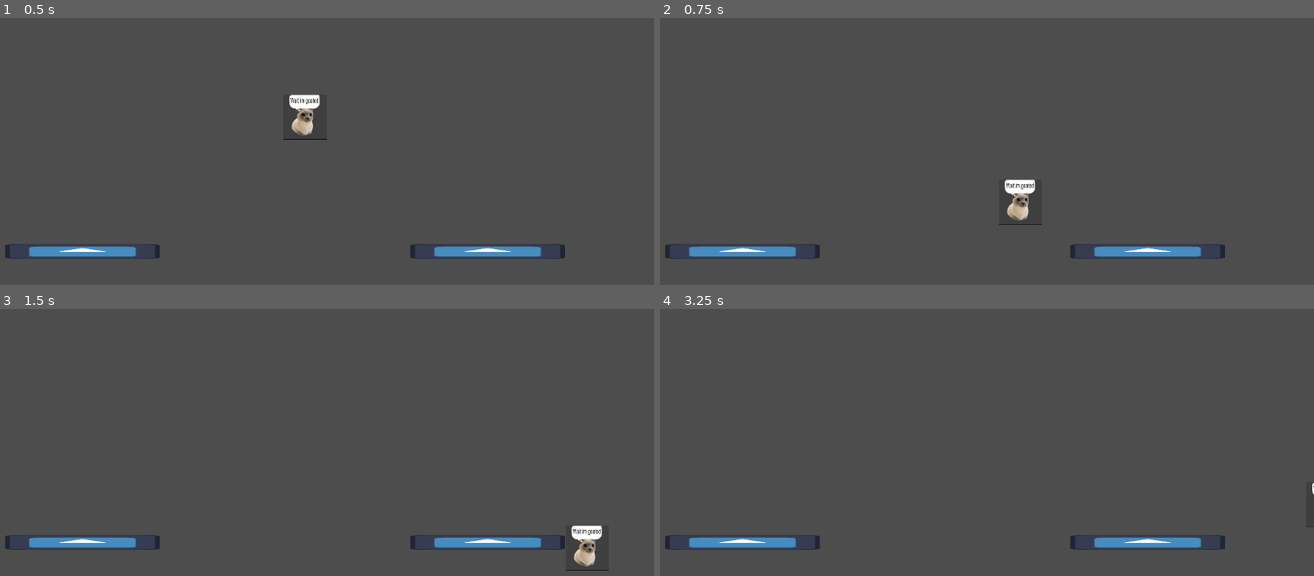
Above: before the commit, frames 1-4 (two rows, left to right).
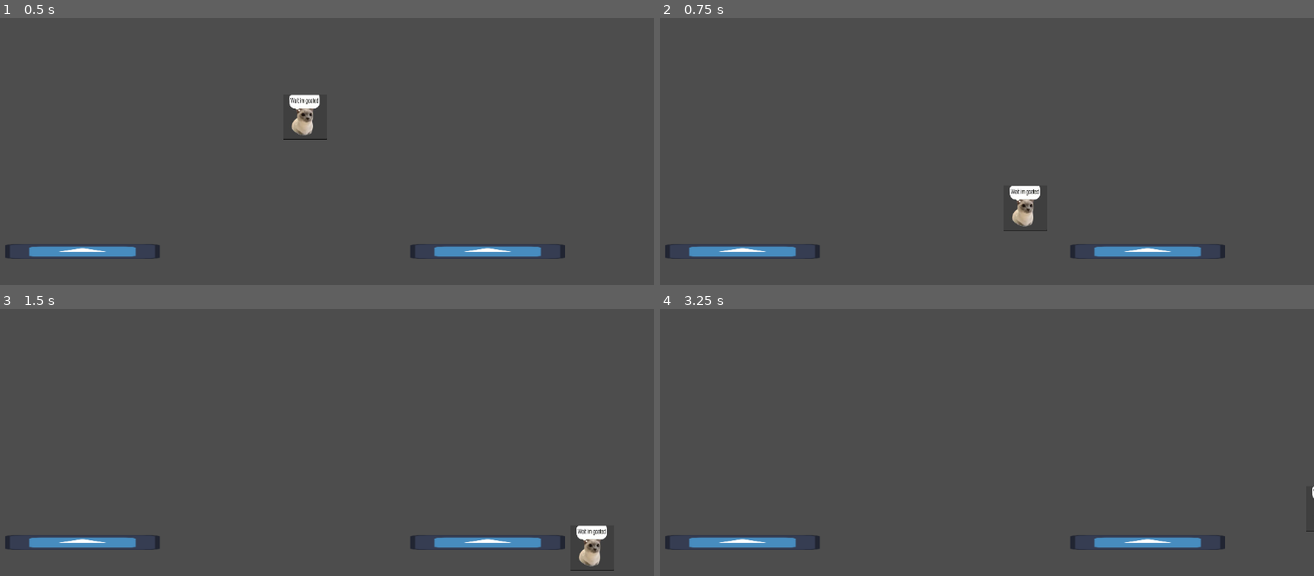
Above: after the commit, the same moments.

Repository: Kirbi625/DNS_projekt
Game: Godot game, scene res://scenes/main.tscn
The game is run twice, just before and just after one commit, with the same random seed, the same clock (stepped at 60 frames per second) and the same inputs. The engine's default icon, where the game draws it, is replaced by a stand-in: a white triangle on a blue panel in a dark square.
Inputs:
- Up to frame 1 (0.5 s): no input
- Up to frame 2 (0.75 s): hold D (right) from 0.53 s (still down); tap F (attack) at 0.6 s
- Up to frame 3 (1.5 s): keep holding D (right); tap Space (jump) at 0.77 s; tap F (attack) at 1.35 s
- Up to frame 4 (3.25 s): tap Space (jump) at 1.52, 3.02 s; tap Enter at 2 s; release D (right) at 2.03 s; hold A (left) 2.03-2.78 s; tap F (attack) at 2.1, 2.85 s; hold D (right) from 2.78 s (still down)

Frame 1 is identical in both runs. In frame 2, 0.7% of the frame differs, in the area x 51-60%, y 60-80%; in frame 3, 0.4%; in frame 4, less than 0.1%.

Commit message:
added test combo and function
dodanie ataku jako funkcji do wywołania
z prosta funkcją combo

Diff:
--- a/scripts/Player.gd
+++ b/scripts/Player.gd
@@ -1,8 +1,34 @@
 extends CharacterBody2D
 
+var can_attack = true
+var counter = 0
 
 const SPEED = 500.0
 const JUMP_VELOCITY = -400.0
+
+func attack():
+
+	if not can_attack:
+		return
+
+	can_attack = false
+
+	#on/off hitbox
+	$hitbox.set_deferred("monitoring", true)
+	$hitbox.visible = true
+	await get_tree().create_timer(0.2).timeout
+	$hitbox.set_deferred("monitoring", false)
+	$hitbox.visible = false
+
+	# combo of 3
+	counter+=1
+	if counter == 3:
+		await get_tree().create_timer(1).timeout
+		counter = 0
+
+	can_attack = true
+	print("amogus")
+
 
 
 func _physics_process(delta: float) -> void:
@@ -31,10 +57,7 @@
 		$hitbox.position.x = direction * 175  # <-- diddstance
 
 	if Input.is_action_just_pressed("attack"):
-		$hitbox.monitoring = true
-		$hitbox.visible = true
-		await get_tree().create_timer(0.2).timeout
-		$hitbox.monitoring = false
-		$hitbox.visible = false
+		attack()
+
 
 	move_and_slide()
